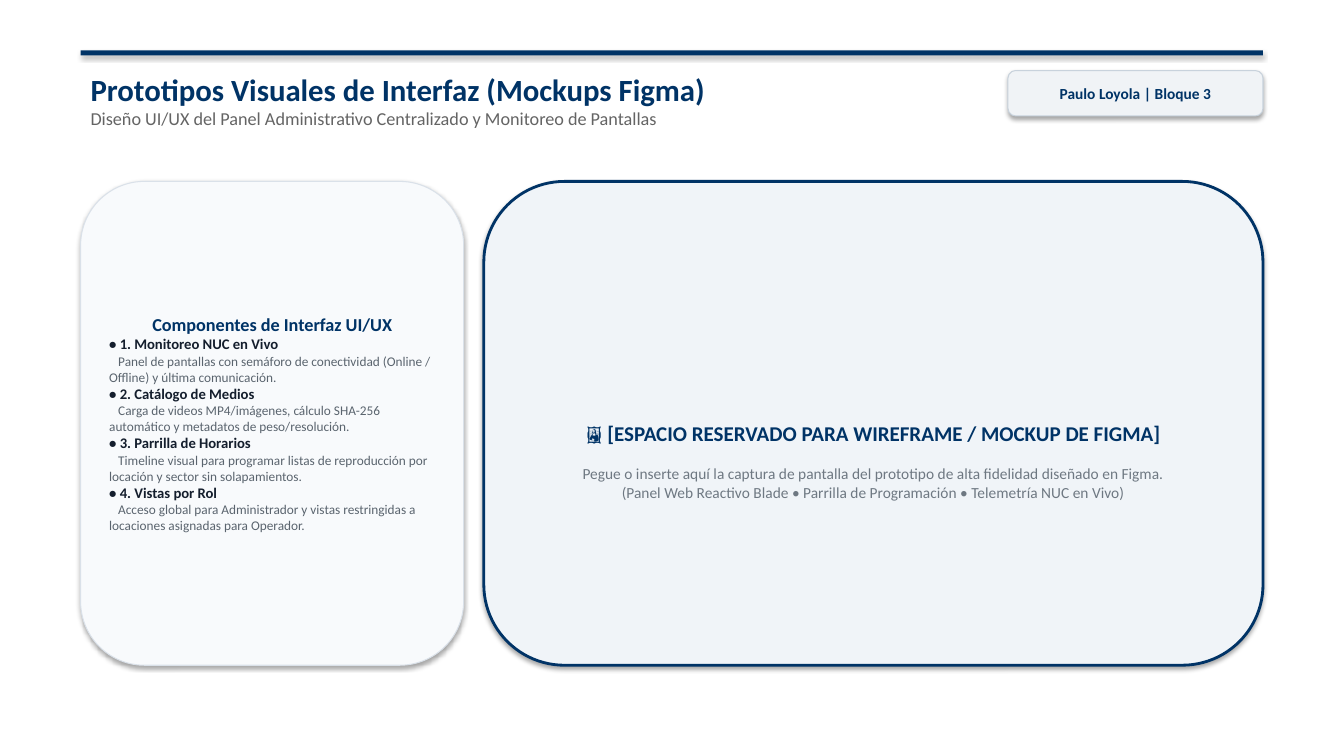
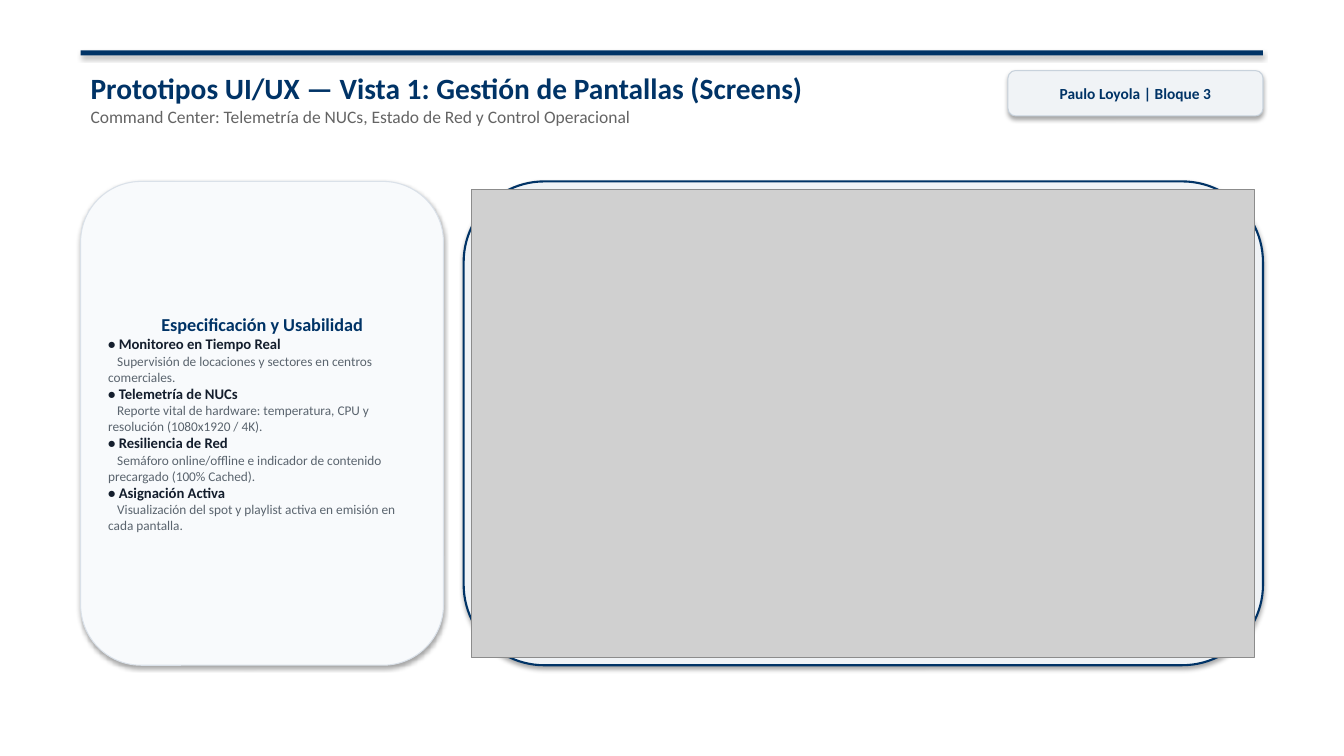
Before and after one commit to tomiloki/ACE, a slide deck: slide 9 of Borradores/Entrega 1/PRESENTACION_FASE_1_PROYECTO_ACE.pptx. Drawn at 1344x756 pixels with LibreOffice and Linux fonts; fonts in the diff are those of the drawing; grey boxes stand for pictures. Boxes give left, top, right and bottom in pixels: in the first picture for what was removed or moved away, otherwise in the second. Text is boxed around its words. In the diff, an @@ line names an element or a change of style, - is before the commit and + after.

Commit message:
docs(fase1): rearmar presentacion con 3 diapositivas dedicadas de mockups UI/UX

```diff
--- a/Borradores/Entrega 1/PRESENTACION_FASE_1_PROYECTO_ACE.pptx
+++ b/Borradores/Entrega 1/PRESENTACION_FASE_1_PROYECTO_ACE.pptx
@@ text at <box>91,77,802,126</box>: text changed; size 13 to 12.5 pt @@
-Prototipos Visuales de Interfaz (Mockups Figma)
-Diseño UI/UX del Panel Administrativo Centralizado y Monitoreo de Pantallas
+Prototipos UI/UX — Vista 1: Gestión de Pantallas (Screens)
+Command Center: Telemetría de NUCs, Estado de Red y Control Operacional
@@ rounded rectangle "Especificación y Usabilidad": place and size @@
-rounded rectangle "Especificación y Usabilidad" at <box>81,181,464,665</box>
+rounded rectangle "Especificación y Usabilidad" at <box>81,181,444,665</box>
@@ rounded rectangle: place and size @@
-rounded rectangle at <box>484,181,1263,665</box>
+rounded rectangle at <box>464,181,1263,665</box>
@@ rounded rectangle at <box>464,181,1263,665</box>: fill #F0F4F8 to #F0F3F6; outline #003366 2 pt to #003366 1.5 pt @@
@@ picture added at <box>472,190,1255,657</box> @@
@@ text in rounded rectangle at <box>108,318,396,532</box>: text changed @@
-Componentes de Interfaz UI/UX
-• 1. Monitoreo NUC en Vivo
-Panel de pantallas con semáforo de conectividad (Online / Offline) y última comunicación.
-• 2. Catálogo de Medios
-Carga de videos MP4/imágenes, cálculo SHA-256 automático y metadatos de peso/resolución.
-• 3. Parrilla de Horarios
-Timeline visual para programar listas de reproducción por locación y sector sin solapamientos.
-• 4. Vistas por Rol
-Acceso global para Administrador y vistas restringidas a locaciones asignadas para Operador.
+Especificación y Usabilidad
+• Monitoreo en Tiempo Real
+Supervisión de locaciones y sectores en centros comerciales.
+• Telemetría de NUCs
+Reporte vital de hardware: temperatura, CPU y resolución (1080x1920 / 4K).
+• Resiliencia de Red
+Semáforo online/offline e indicador de contenido precargado (100% Cached).
+• Asignación Activa
+Visualización del spot y playlist activa en emisión en cada pantalla.
@@ text in rounded rectangle at <box>583,425,1163,501</box>: text removed @@
-🖼️ [ESPACIO RESERVADO PARA WIREFRAME / MOCKUP DE FIGMA]
-Pegue o inserte aquí la captura de pantalla del prototipo de alta fidelidad diseñado en Figma.
-(Panel Web Reactivo Blade • Parrilla de Programación • Telemetría NUC en Vivo)
```
Also in this commit, not shown: 3 other slides changed, 2 slides added.
